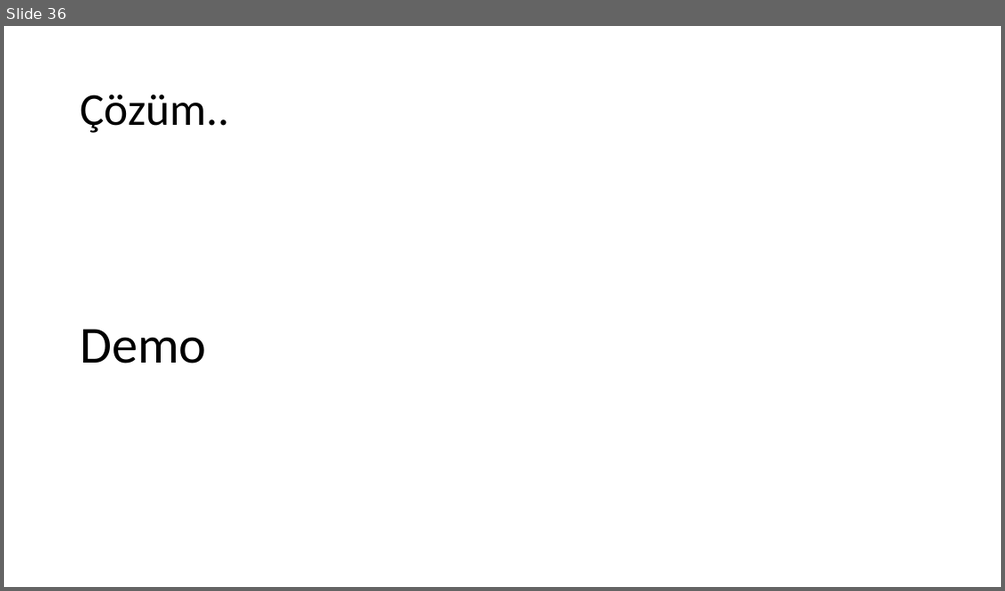
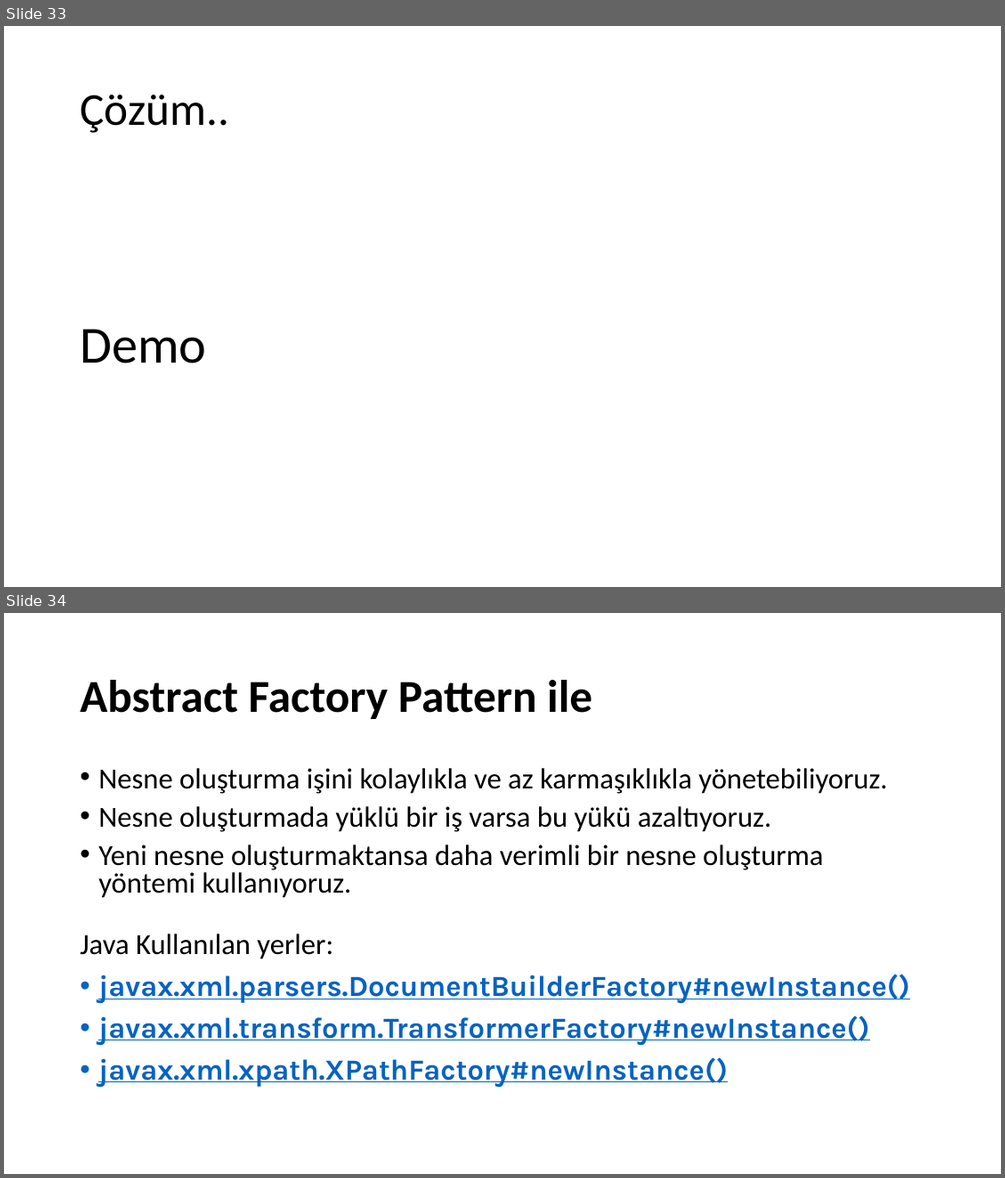
Before and after one commit to umiitkose/DesignPattern-Umiitkose, a slide deck: Tasarımdesenleri.pptx. Shown one above the other, each under a label of ours: slide 36 before the commit, slides 33 and 34 after it. The pictures are 1005x591 and 1005x1178 pixels, drawn with LibreOffice and Linux fonts; fonts in the diff are those of the drawing. Boxes give left, top, right and bottom in pixels: in the first picture for what was removed or moved away, otherwise in the second. Text is boxed around its words. In the diff, an @@ line names an element or a change of style, - is before the commit and + after.

```diff
--- a/Tasarımdesenleri.pptx
+++ b/Tasarımdesenleri.pptx
@@ slide 34 added at (4,613,1001,1174), background #FFFFFF @@
@@ title added at (80,680,592,719), 44 pt, text #000000, bold @@
+Abstract Factory Pattern ile
@@ text added at (98,768,887,898), 28 pt, text #000000 @@
+• Nesne oluşturma işini kolaylıkla ve az karmaşıklıkla yönetebiliyoruz.
+• Nesne oluşturmada yüklü bir iş varsa bu yükü azaltıyoruz.
+• Yeni nesne oluşturmaktansa daha verimli bir nesne oluşturma yöntemi kullanıyoruz.
@@ text added at (80,933,910,1087), 28 pt, text #0563C1, bold, underline @@
+Java Kullanılan yerler:
+• javax.xml.parsers.DocumentBuilderFactory#newInstance()
+• javax.xml.transform.TransformerFactory#newInstance()
+• javax.xml.xpath.XPathFactory#newInstance()
@@ what was slide 36 is now slide 33 @@
```
Also in this commit, not shown: 6 slides changed, 27 other slides added, 2 slides removed.
